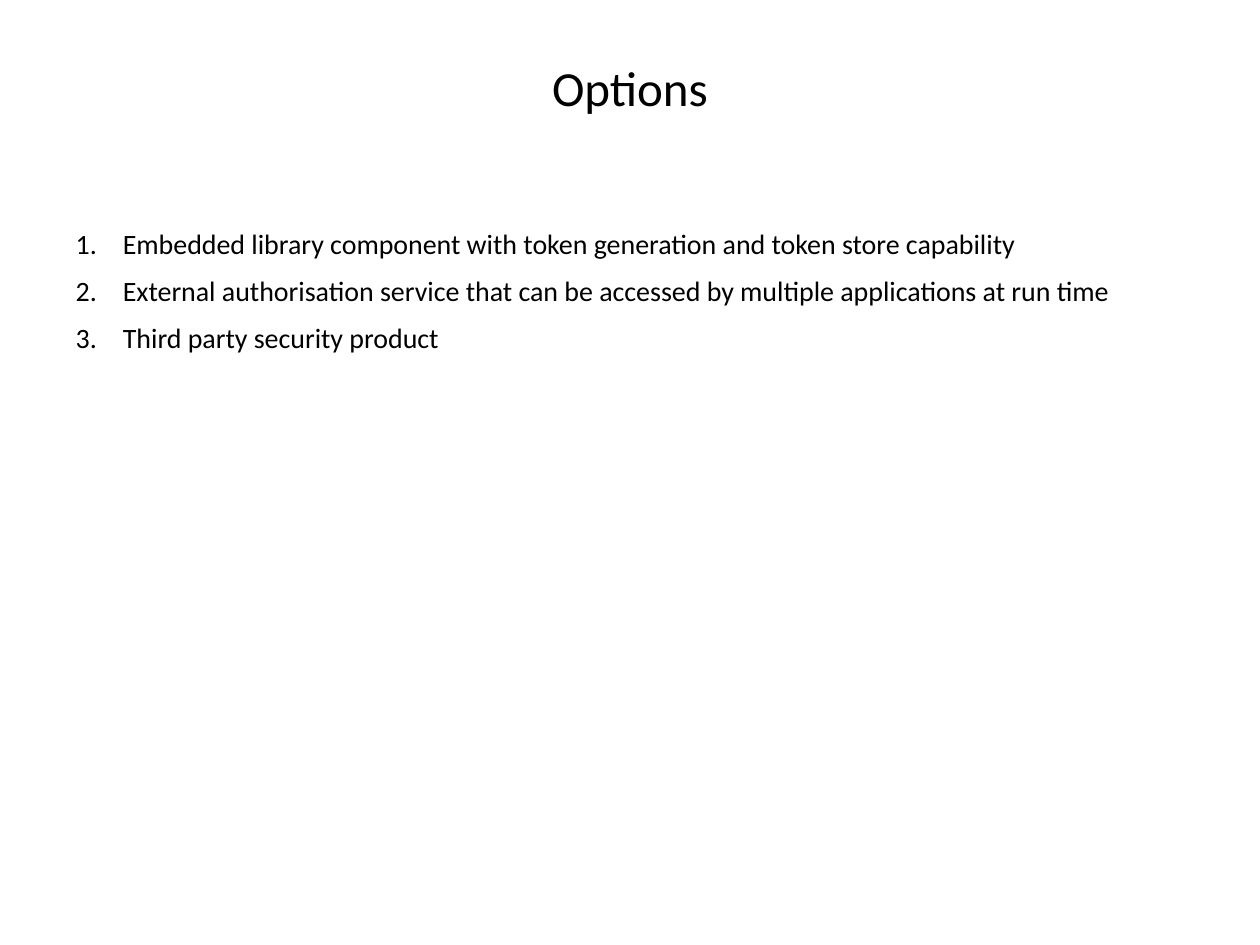
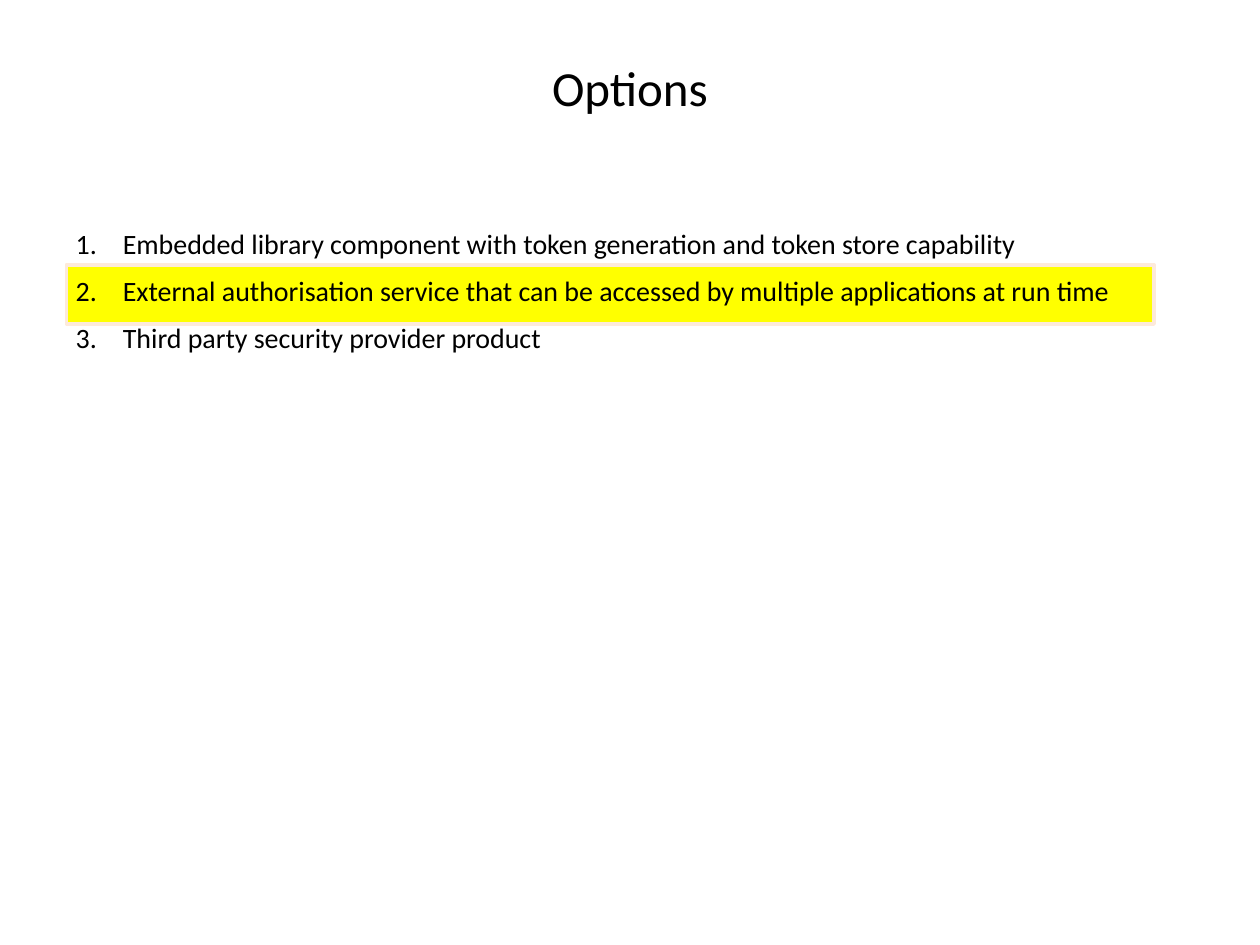
Before and after one commit to mishastankovic/misc, a slide deck: slide 4 of REST API Security.pptx (slide 7 before the commit). Drawn at 1260x945 pixels with LibreOffice and Linux fonts; fonts in the diff are those of the drawing. Boxes give left, top, right and bottom in pixels: in the first picture for what was removed or moved away, otherwise in the second. Text is boxed around its words. In the diff, an @@ line names an element or a change of style, - is before the commit and + after.

```diff
--- a/REST API Security.pptx
+++ b/REST API Security.pptx
@@ rectangle added at box(67, 265, 1154, 324), fill #FFFF00, outline #FDEADA 2 pt @@
@@ text at box(123, 328, 541, 353): text changed @@
-3. Third party security product
+3. Third party security provider product
```
Also in this commit, not shown: 6 other slides changed, 2 slides added, 4 slides removed.
